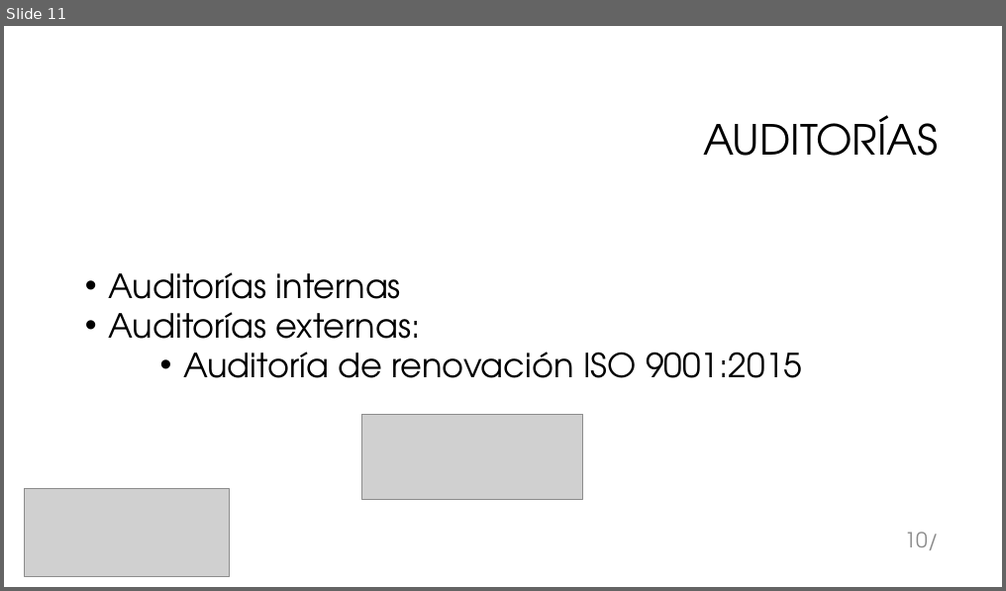
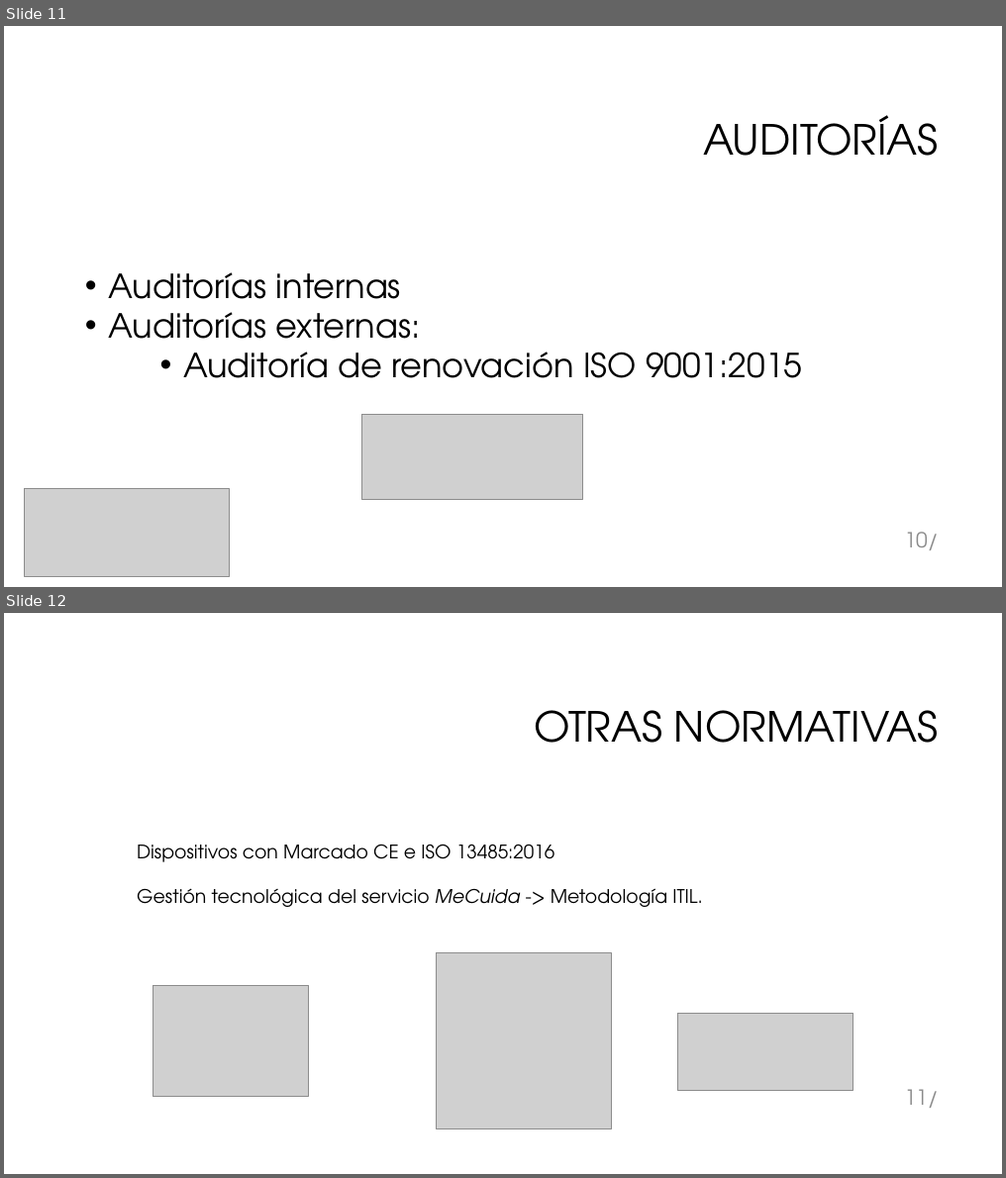
Before and after one commit to galledohm/Gestion_Proyectos, a slide deck: Documentos_generados/3. Gestion de Calidad y RRHH/Presentación3.pptx. Shown one above the other, each under a label of ours: slide 11 before the commit, slides 11 and 12 after it. The pictures are 1006x591 and 1006x1178 pixels, drawn with LibreOffice and Linux fonts; fonts in the diff are those of the drawing; grey boxes stand for pictures; background and template pictures are left out. Boxes give left, top, right and bottom in pixels: in the first picture for what was removed or moved away, otherwise in the second. Text is boxed around its words. In the diff, an @@ line names an element or a change of style, - is before the commit and + after.

Commit message:
Actualizado el tema ITIL

```diff
--- a/Documentos_generados/3. Gestion de Calidad y RRHH/Presentación3.pptx
+++ b/Documentos_generados/3. Gestion de Calidad y RRHH/Presentación3.pptx
@@ slide 12 added at (4,613,1002,1174), background #FFFFFF @@
@@ title added at (534,710,939,743), 40 pt, text #000000 @@
+OTRAS NORMATIVAS
@@ text added at (137,844,703,907), 18 pt, text #000000 @@
+Dispositivos con Marcado CE e ISO 13485:2016
+Gestión tecnológica del servicio MeCuida -> Metodología ITIL.
@@ picture added at (436,954,611,1129) @@
@@ picture added at (152,985,309,1096) @@
@@ picture added at (678,1014,853,1090) @@
@@ page number added at (905,1089,939,1108), 20 pt, text #8C8C8C @@
+11/
```
